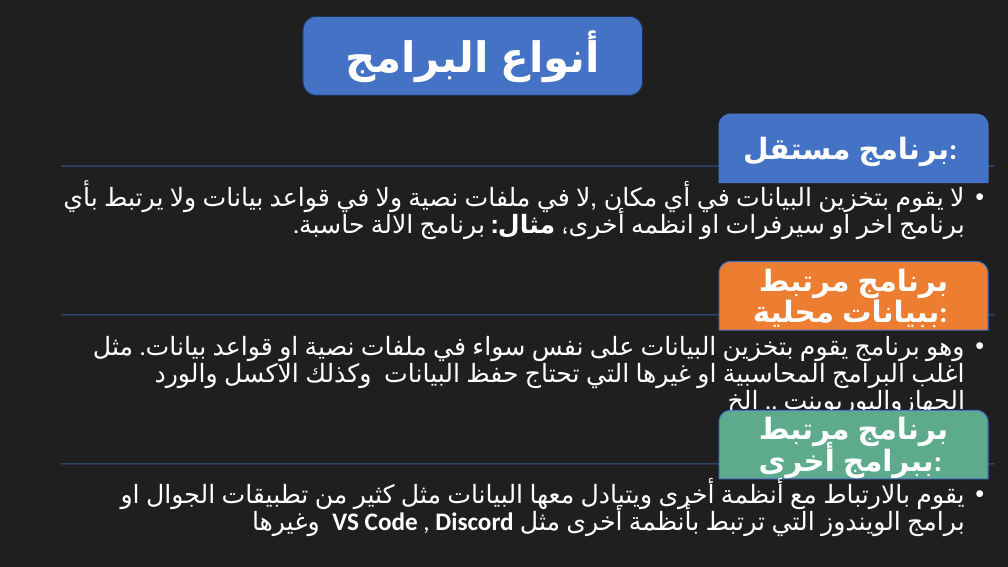
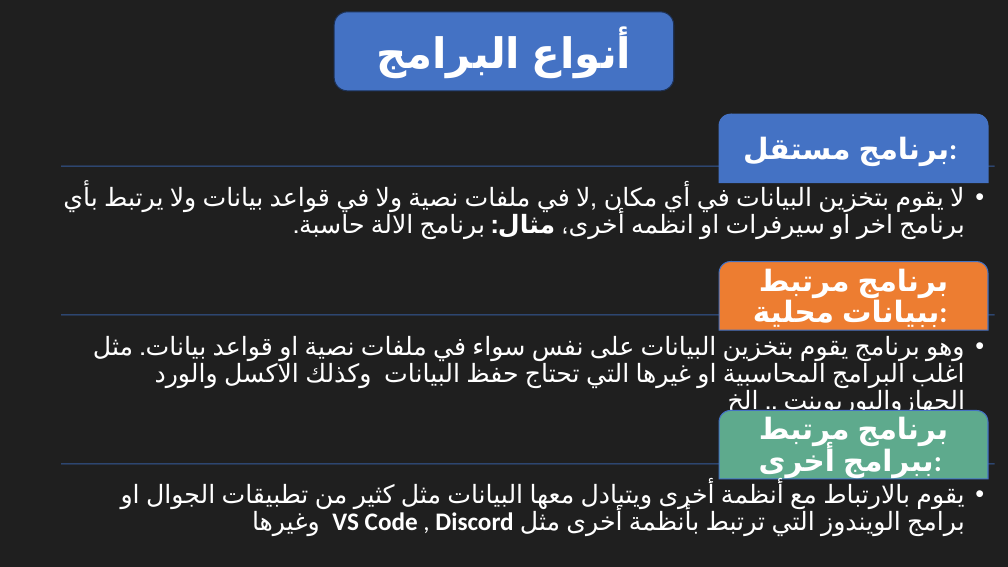
Before and after one commit to AbdullahBaaqilDev/FPClasses, a slide deck: slide 1 of تدريب برمجة بايثون.pptx. Drawn at 1008x567 pixels with LibreOffice and Linux fonts; fonts in the diff are those of the drawing. Boxes give left, top, right and bottom in pixels: in the first picture for what was removed or moved away, otherwise in the second. Text is boxed around its words. In the diff, an @@ line names an element or a change of style, - is before the commit and + after.

```diff
--- a/تدريب برمجة بايثون.pptx
+++ b/تدريب برمجة بايثون.pptx
@@ rounded rectangle "أنواع البرامج": place and size @@
-rounded rectangle "أنواع البرامج" at (303,17,643,96)
+rounded rectangle "أنواع البرامج" at (334,12,674,91)
```
Also in this commit, not shown: 1 other slide changed, 8 slides added, 24 other files.
